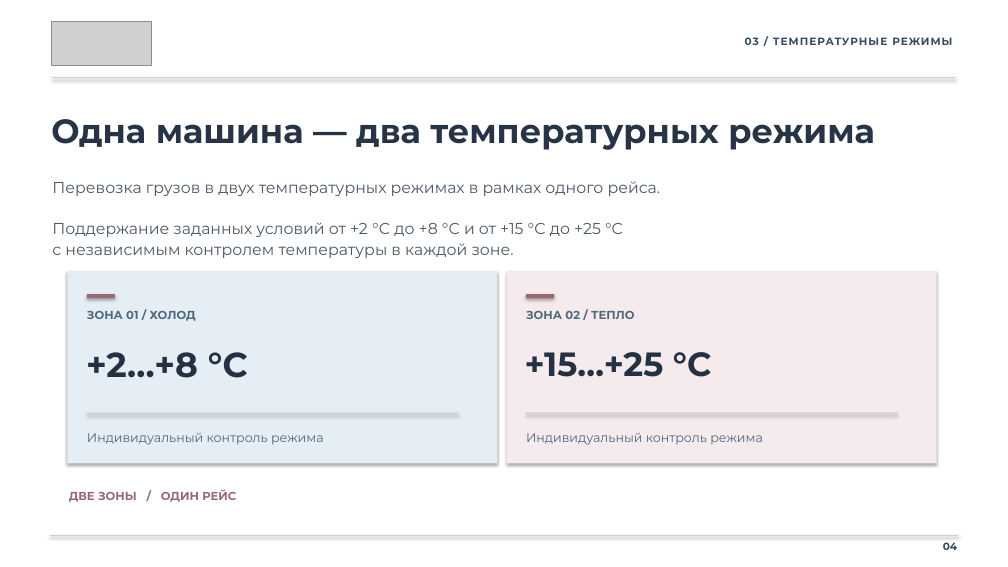
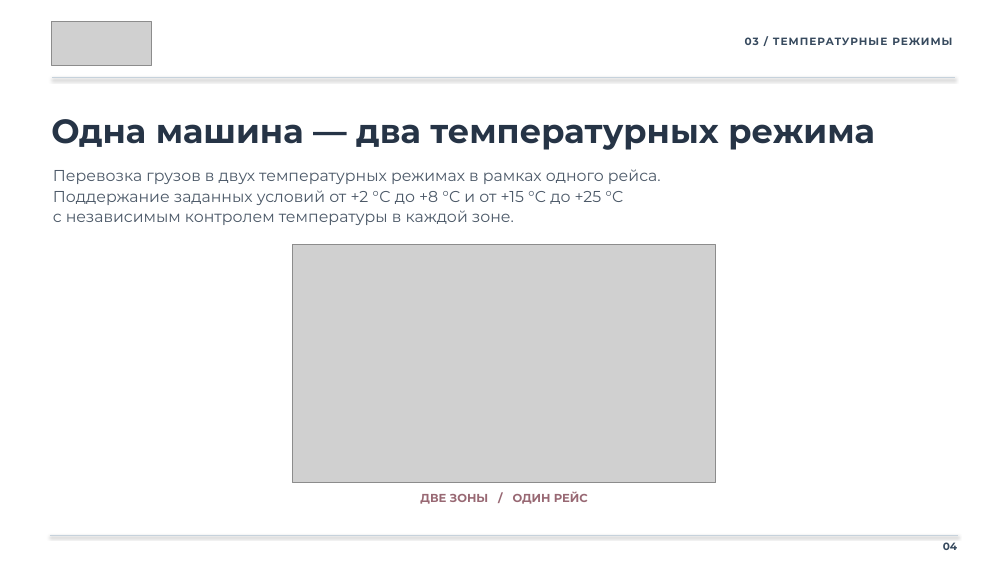
Before and after one commit to clouderefresh-arch/presentation, a slide deck: slide 4 of 29.10.26_ОЛС_без_фото_карта_02.11.26.pptx. Drawn at 1008x567 pixels with LibreOffice and Linux fonts; fonts in the diff are those of the drawing; grey boxes stand for pictures. Boxes give left, top, right and bottom in pixels: in the first picture for what was removed or moved away, otherwise in the second. Text is boxed around its words. In the diff, an @@ line names an element or a change of style, - is before the commit and + after.

```diff
--- a/29.10.26_ОЛС_без_фото_карта_02.11.26.pptx
+++ b/29.10.26_ОЛС_без_фото_карта_02.11.26.pptx
@@ text "Перевозка грузов в двух температурных ..." rewrapped from [52,181,661,258] to [53,169,661,225] @@
@@ picture added at [293,245,716,483] @@
@@ rectangle removed at [67,271,498,464] @@
@@ rectangle removed at [87,294,115,299] @@
@@ rectangle removed at [507,271,937,464] @@
@@ rectangle removed at [526,294,554,299] @@
@@ text removed at [87,311,196,321] @@
-ЗОНА 01 / ХОЛОД
@@ text removed at [526,311,634,319] @@
-ЗОНА 02 / ТЕПЛО
@@ text removed at [86,352,248,378] @@
-+2…+8 °C
@@ text removed at [525,352,712,377] @@
-+15…+25 °C
@@ rectangle removed at [87,413,458,414] @@
@@ rectangle removed at [526,413,898,414] @@
@@ text removed at [87,433,324,445] @@
-Индивидуальный контроль режима
@@ text removed at [526,433,763,445] @@
-Индивидуальный контроль режима
@@ text "ДВЕ ЗОНЫ / ОДИН РЕЙС": place and size @@
-text "ДВЕ ЗОНЫ / ОДИН РЕЙС" at [69,489,236,502]
+text "ДВЕ ЗОНЫ / ОДИН РЕЙС" at [420,491,588,504]
@@ text "ДВЕ ЗОНЫ / ОДИН РЕЙС" at [420,491,588,504]: alignment left to centre @@
```
Also in this commit, not shown: 2 other slides changed, 2 other files.
